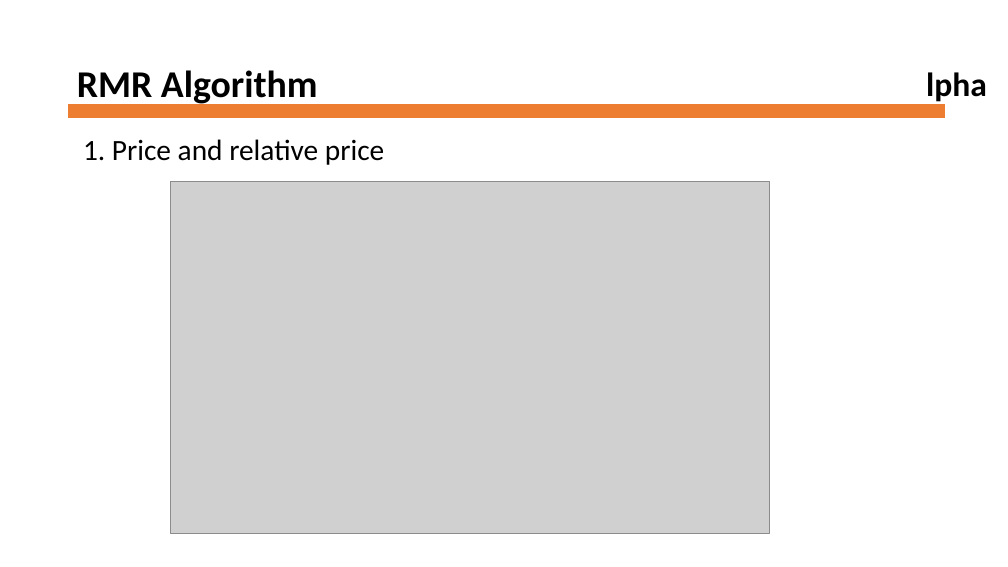
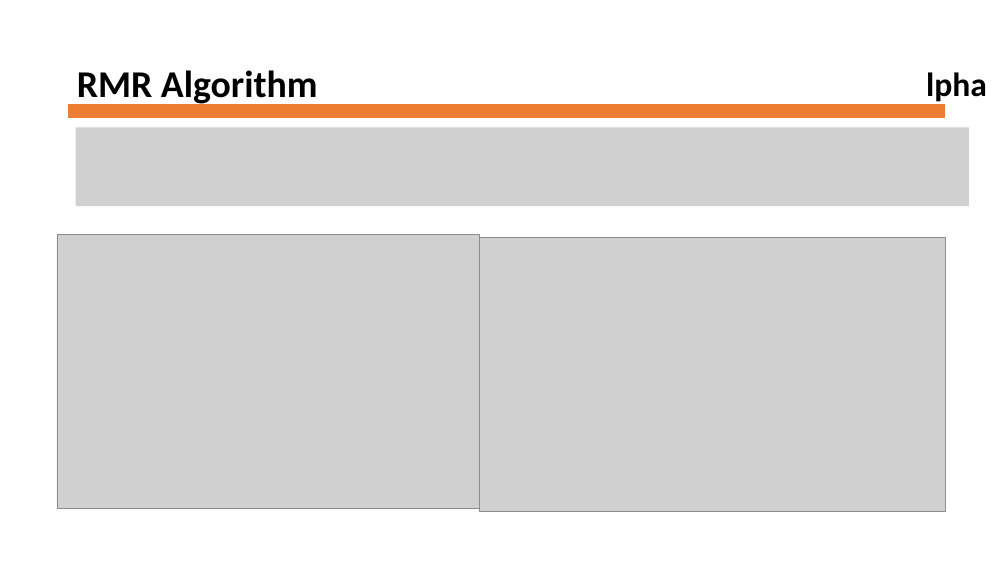
Before and after one commit to ngokchaoho/robust-median-mean-reversion, a slide deck: slide 11 of PPT/Robust_Median_Reversion_Strategy.pptx. Drawn at 1008x567 pixels with LibreOffice and Linux fonts; fonts in the diff are those of the drawing; grey boxes stand for pictures; background and template pictures are left out. Boxes give left, top, right and bottom in pixels: in the first picture for what was removed or moved away, otherwise in the second. Text is boxed around its words. In the diff, an @@ line names an element or a change of style, - is before the commit and + after.

```diff
--- a/PPT/Robust_Median_Reversion_Strategy.pptx
+++ b/PPT/Robust_Median_Reversion_Strategy.pptx
@@ picture added at bbox=[76, 128, 969, 206] @@
@@ text removed at bbox=[83, 139, 384, 165] @@
-1. Price and relative price
@@ picture added at bbox=[57, 234, 479, 508] @@
@@ picture: place and size @@
-picture at bbox=[171, 181, 771, 534]
+picture at bbox=[479, 237, 946, 511]
```
Also in this commit, not shown: 3 other slides changed, 7 other files.
